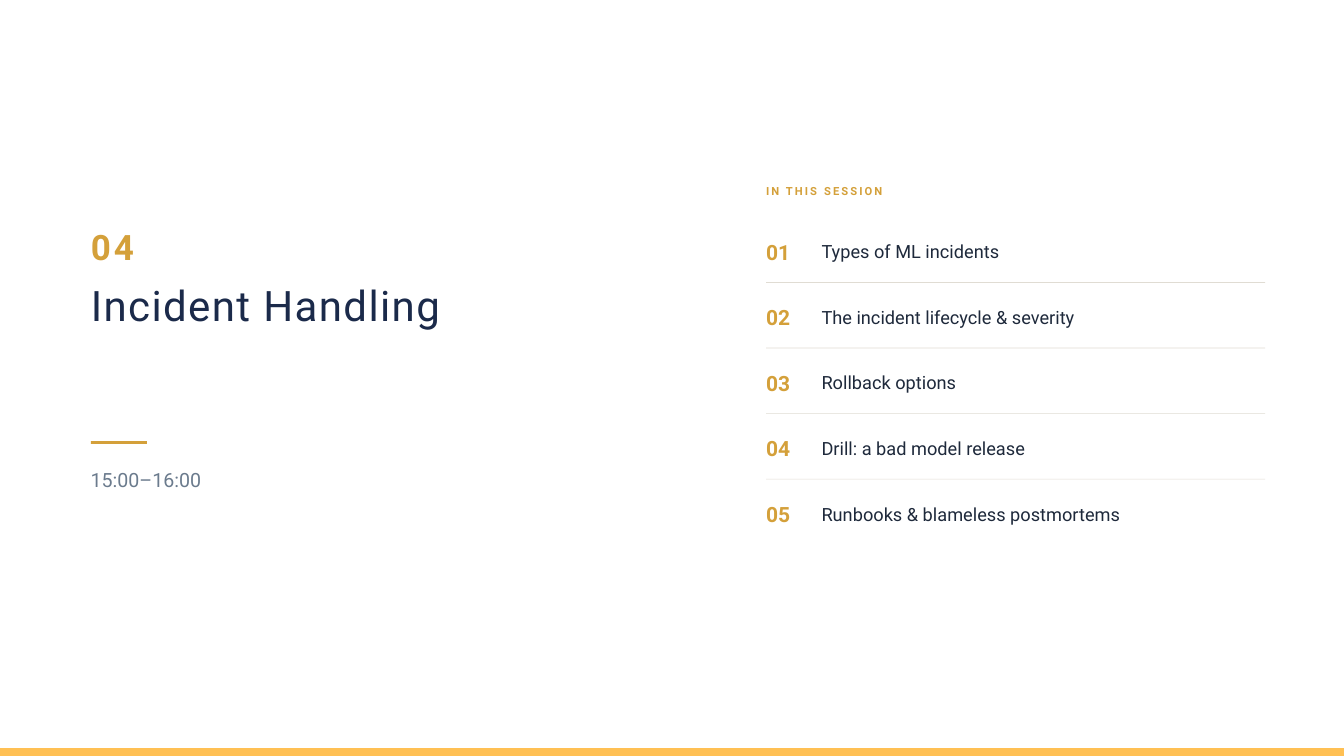
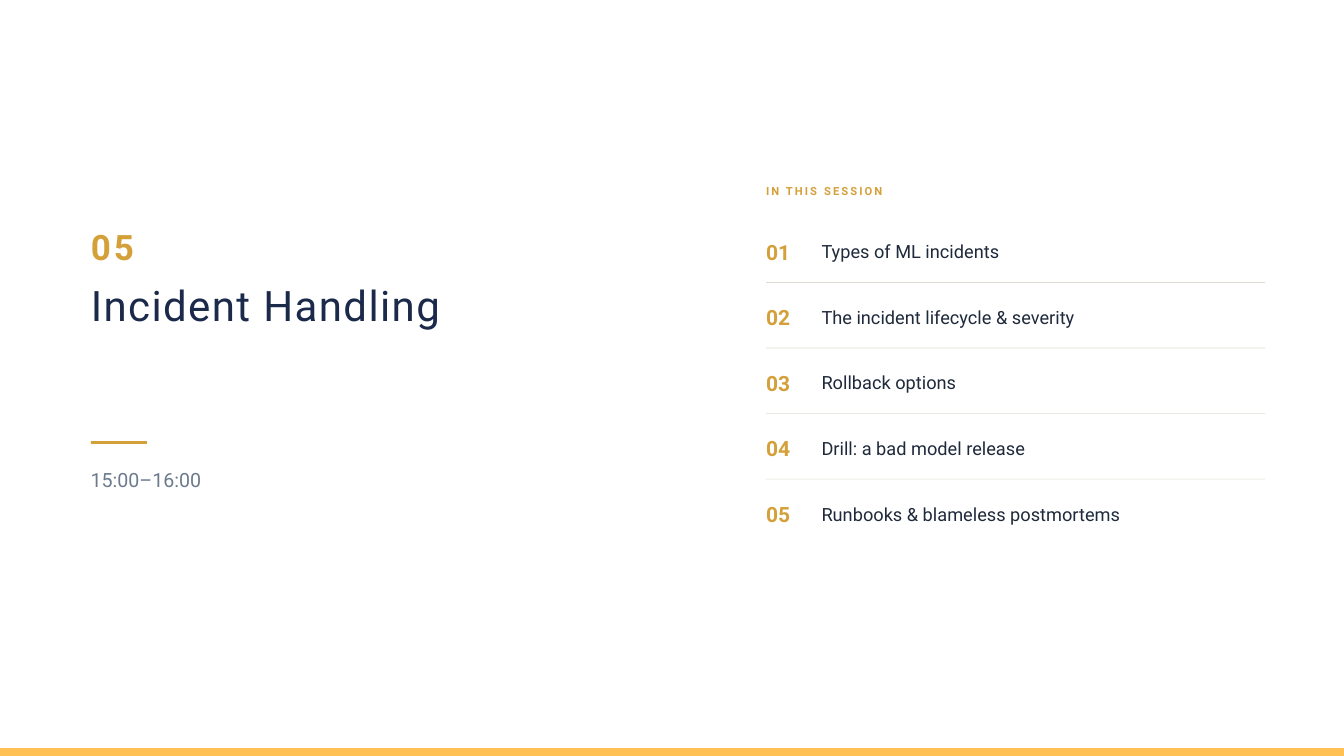
Before and after one commit to madeharta/latest-mlops-workshop, a slide deck: slide 56 of Materi MLOps Day-3.pptx (slide 64 before the commit). Drawn at 1344x756 pixels with LibreOffice and Linux fonts; fonts in the diff are those of the drawing; background and template pictures are left out. Boxes give left, top, right and bottom in pixels: in the first picture for what was removed or moved away, otherwise in the second. Text is boxed around its words. In the diff, an @@ line names an element or a change of style, - is before the commit and + after.

```diff
--- a/Materi MLOps Day-3.pptx
+++ b/Materi MLOps Day-3.pptx
@@ text at [91,235,134,261]: text changed @@
-04
+05
```
Also in this commit, not shown: 7 other slides changed, 2 slides added, 11 slides removed, 2 other files.
